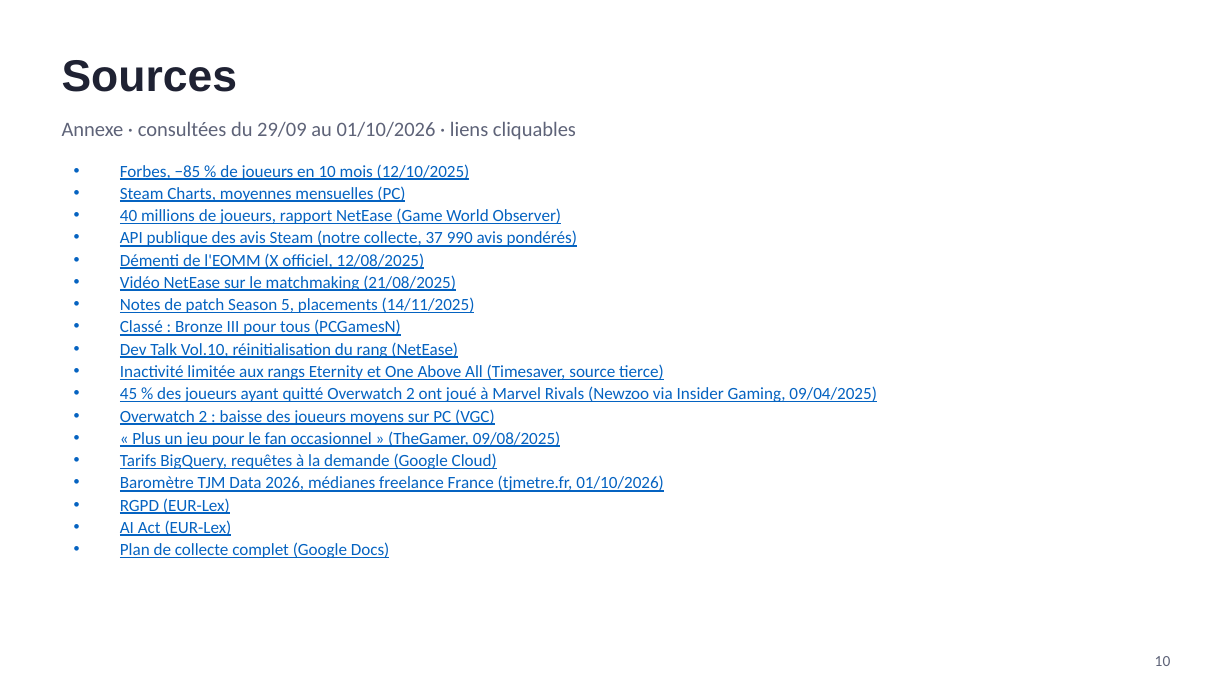
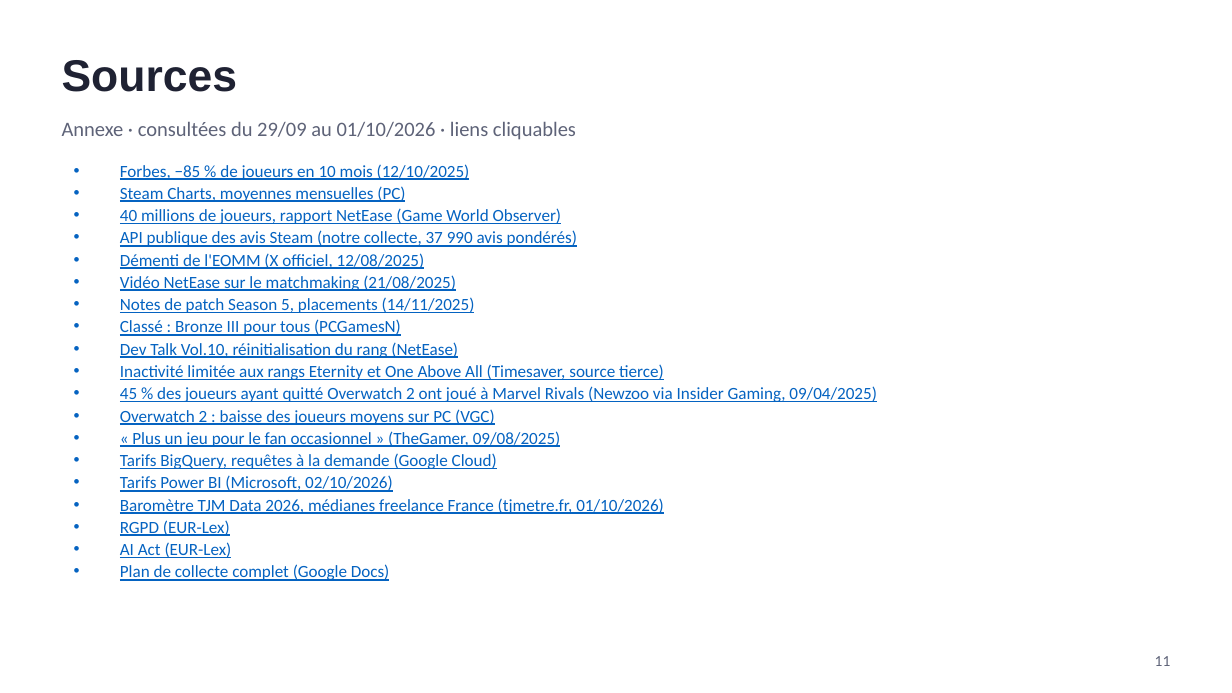
Before and after one commit to noeantoniov1-crypto/SOCIO, a slide deck: slide 11 of docs/presentation/pitch_marvel_rivals_netease.pptx (slide 10 before the commit). Drawn at 1232x693 pixels with LibreOffice and Linux fonts; fonts in the diff are those of the drawing. Boxes give left, top, right and bottom in pixels: in the first picture for what was removed or moved away, otherwise in the second. Text is boxed around its words. In the diff, an @@ line names an element or a change of style, - is before the commit and + after.

```diff
--- a/docs/presentation/pitch_marvel_rivals_netease.pptx
+++ b/docs/presentation/pitch_marvel_rivals_netease.pptx
@@ text at [120,475,393,492]: paragraph added @@
+• Tarifs Power BI (Microsoft, 02/10/2026)
@@ text at [1155,656,1171,666]: text changed @@
-10
+11
```
Also in this commit, not shown: 2 other slides changed, 2 slides added, 1 slide removed, 1 other file.
